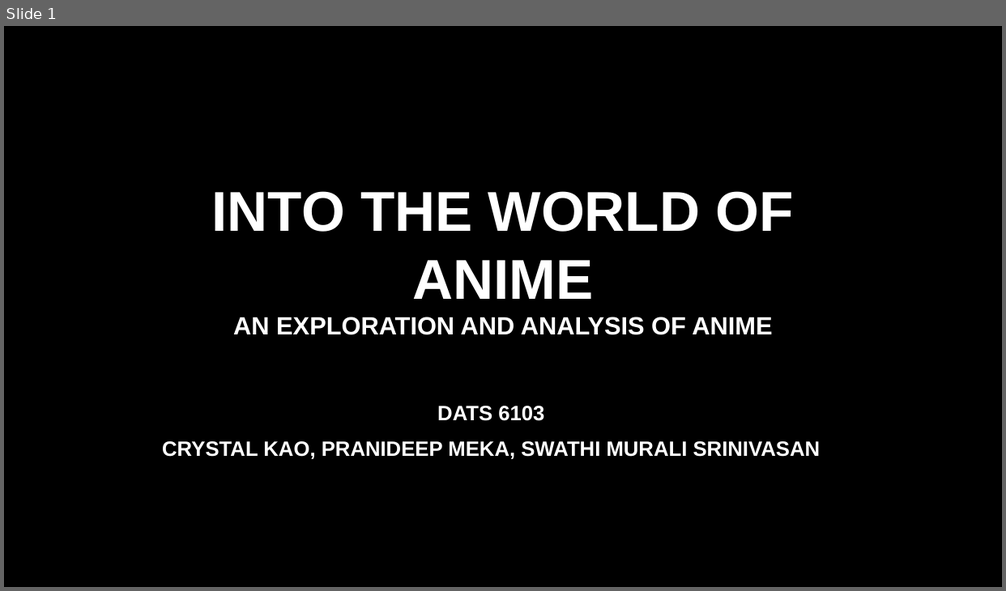
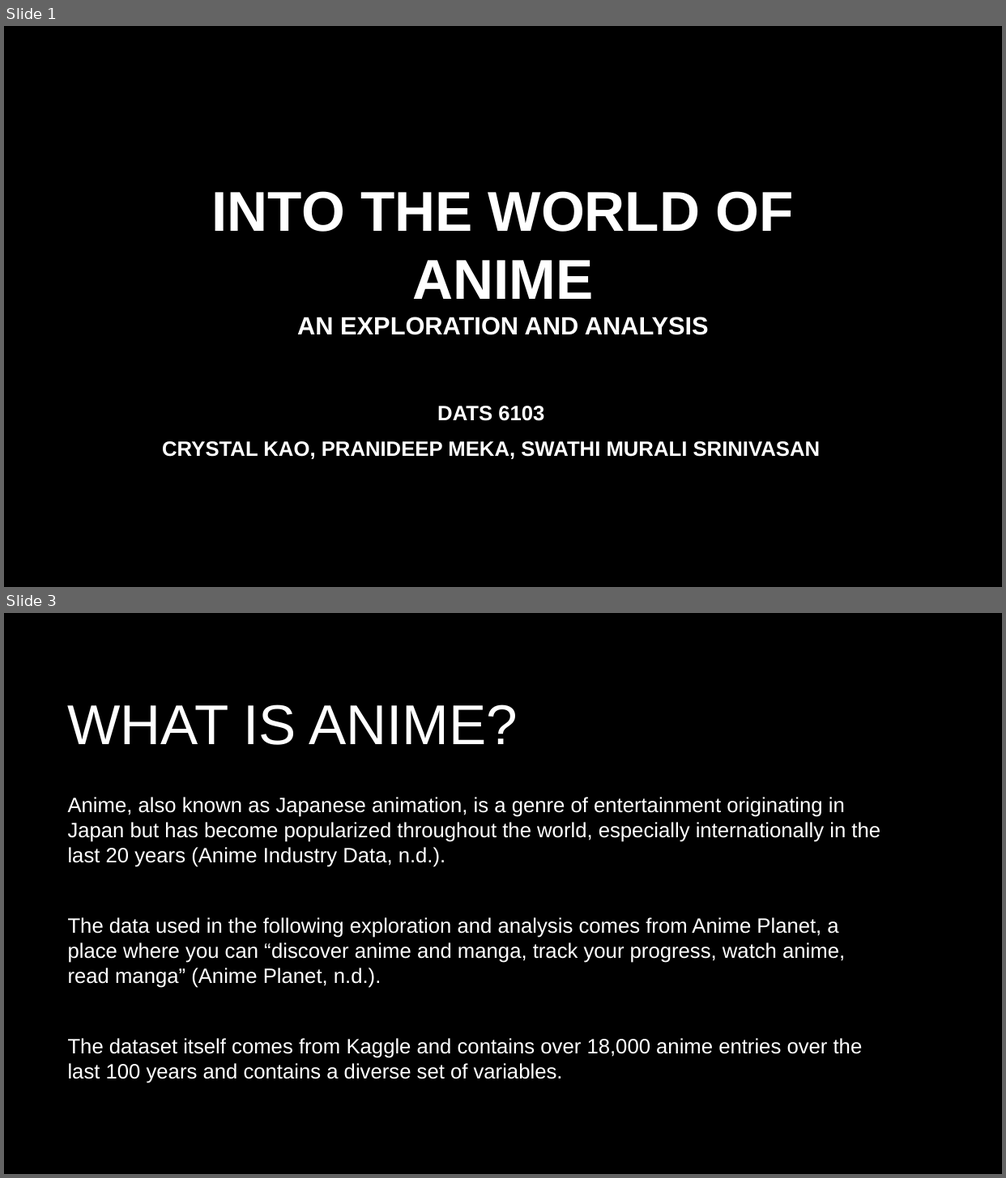
Before and after one commit to SwathiMurali/DATS-6103-T4, a slide deck: Anime_Presentation.pptx. Shown one above the other, each under a label of ours: slide 1 before the commit, slides 1 and 3 after it; the slides between them are not shown. The pictures are 1006x591 and 1006x1178 pixels, drawn with LibreOffice and Linux fonts; fonts in the diff are those of the drawing; background and template pictures are left out. Boxes give left, top, right and bottom in pixels: in the first picture for what was removed or moved away, otherwise in the second. Text is boxed around its words. In the diff, an @@ line names an element or a change of style, - is before the commit and + after.

Commit message:
Updated anime presentation

```diff
--- a/Anime_Presentation.pptx
+++ b/Anime_Presentation.pptx
@@ slide 3 added at bbox=[4, 613, 1002, 1174], background picture (left out) @@
@@ title added at bbox=[68, 705, 518, 745], 54 pt, text #FFFFFF @@
+WHAT IS ANIME?
@@ text added at bbox=[68, 797, 880, 1084], 20 pt, text #FFFFFF @@
+Anime, also known as Japanese animation, is a genre of entertainment originating in Japan but has become popularized throughout the world, especially internationally in the last 20 years (Anime Industry Data, n.d.).
+The data used in the following exploration and analysis comes from Anime Planet, a place where you can “discover anime and manga, track your progress, watch anime, read manga” (Anime Planet, n.d.).
+The dataset itself comes from Kaggle and contains over 18,000 anime entries over the last 100 years and contains a diverse set of variables.
@@ slide 1 changed as well @@
@@ title at bbox=[212, 191, 793, 335]: text changed @@
-INTO THE WORLD OF ANIME
-AN EXPLORATION AND ANALYSIS OF ANIME
+INTO THE WORLD OF ANIME
+AN EXPLORATION AND ANALYSIS
```
Also in this commit, not shown: 24 other slides added, 1 slide removed.
